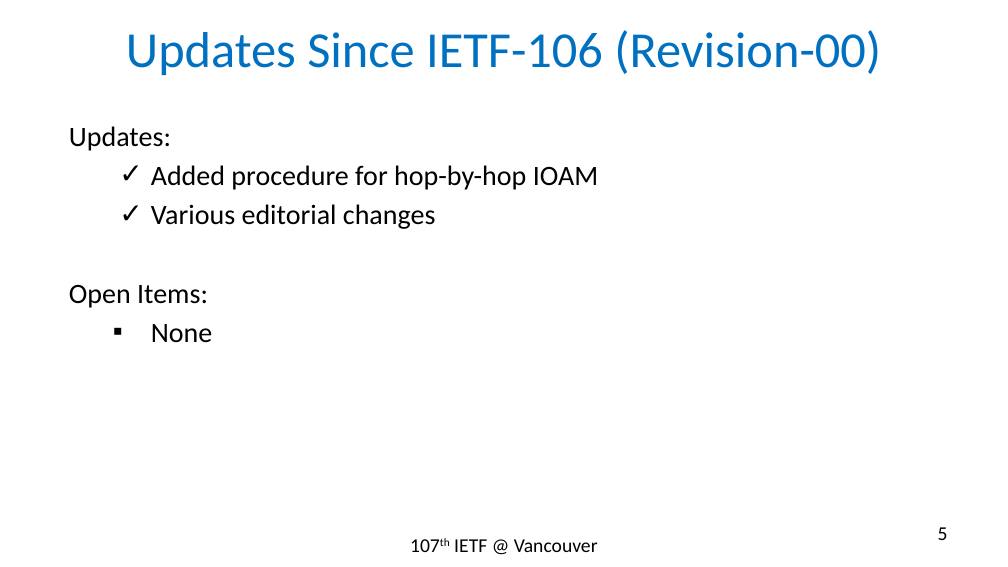
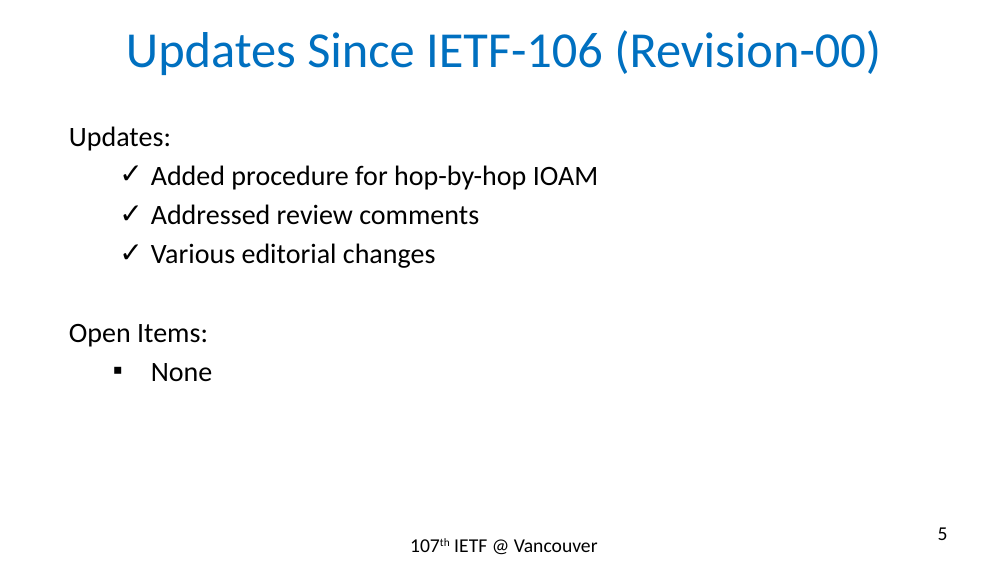
Before and after one commit to rakgandhi/ietf-slides, a slide deck: slide 5 of draft-gandhi-mpls-ioam-sr-02.pptx. Drawn at 1008x567 pixels with LibreOffice and Linux fonts; fonts in the diff are those of the drawing. Boxes give left, top, right and bottom in pixels: in the first picture for what was removed or moved away, otherwise in the second. Text is boxed around its words. In the diff, an @@ line names an element or a change of style, - is before the commit and + after.

```diff
--- a/draft-gandhi-mpls-ioam-sr-02.pptx
+++ b/draft-gandhi-mpls-ioam-sr-02.pptx
@@ text at <box>151,204,479,225</box>: paragraph added @@
+  ✓ Addressed review comments
```
